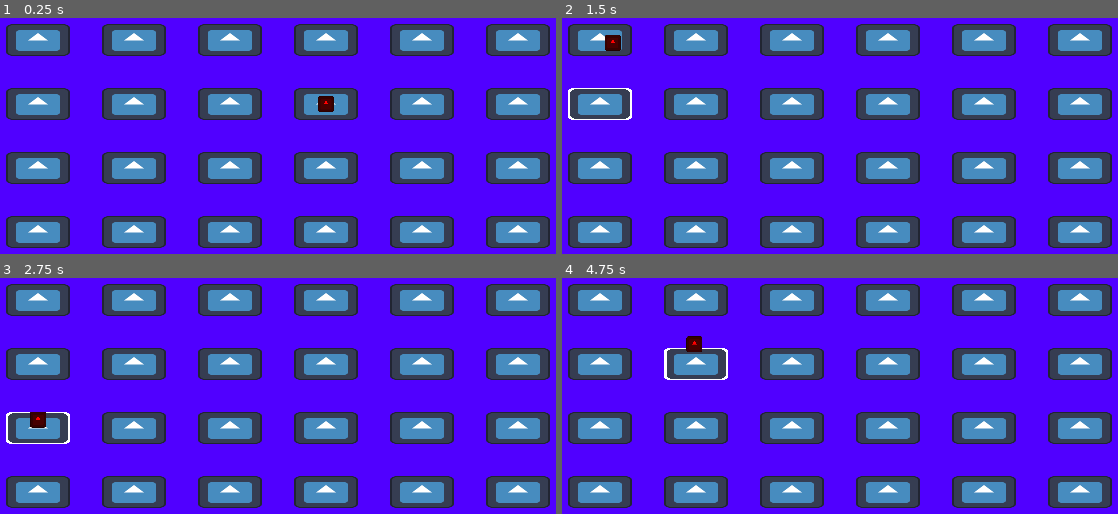
Above: before the commit, frames 1-4 (two rows, left to right).
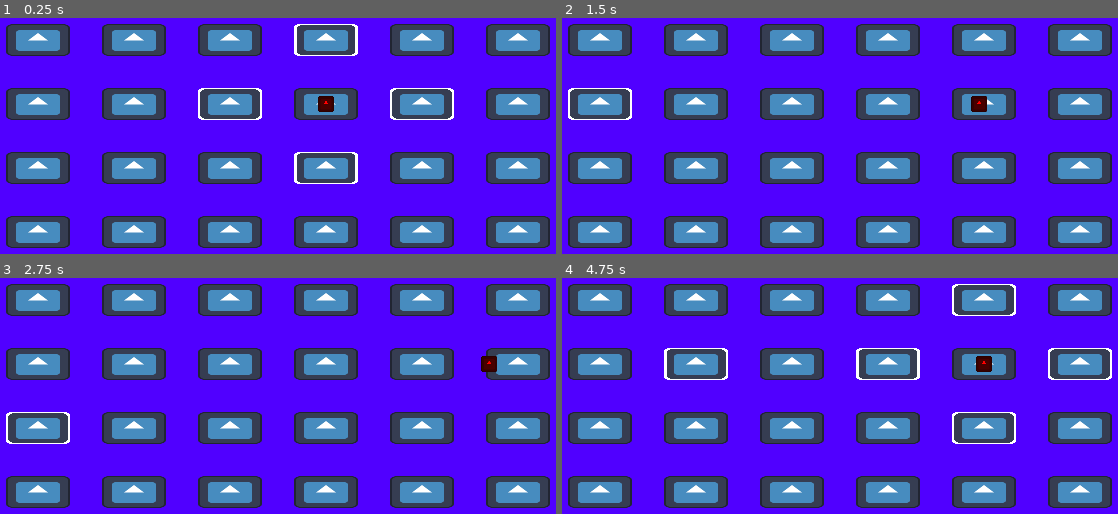
Above: after the commit, the same moments.

Repository: RacBrosGaming/Love-Note
Game: Godot game, scene res://Levels/class_room.tscn
Two runs of this game, one before a commit and one after it. Both use one fixed random seed, a clock stepped at 60 frames per second and the inputs below. The engine's default icon, where the game draws it, is replaced by a stand-in: a white triangle on a blue panel in a dark square.
Inputs (mouse positions are in pixels of both pictures, inside the frame that each line leads up to):
- Up to frame 1 (0.25 s): no input
- Up to frame 2 (1.5 s): tap Enter at 0.5 s; move the mouse to (600, 39) at 0.52 s; hold Right (right, bound only after the commit) 0.53-1.28 s; hold Space (select, bound only after the commit) 0.53-1.28 s; click (600, 39) at 0.67 s; move the mouse to (600, 102) at 1.27 s; hold Down (down, bound only after the commit) from 1.28 s (still down); tap Space (select, bound only after the commit) at 1.35 s; click (600, 102) at 1.42 s
- Up to frame 3 (2.75 s): move the mouse to (38, 429) at 2.02 s; release Down (down, bound only after the commit) at 2.03 s; hold Right (right, bound only after the commit) from 2.03 s (still down); hold Space (select, bound only after the commit) from 2.03 s (still down); click (38, 429) at 2.17 s
- Up to frame 4 (4.75 s): move the mouse to (600, 492) at 2.77 s; release Right (right, bound only after the commit) at 2.78 s; release Space (select, bound only after the commit) at 2.78 s; hold Up (up, bound only after the commit) 2.78-3.53 s; tap Space (select, bound only after the commit) at 2.85, 4.35 s; click (600, 492) at 2.92 s; move the mouse to (695, 299) at 3.52 s; hold Space (select, bound only after the commit) 3.53-4.28 s; hold Left (left, bound only after the commit) from 3.53 s (still down); click (695, 299) at 3.67 s; move the mouse to (695, 362) at 4.27 s; click (695, 362) at 4.42 s

The runs differ from the first frame. In frame 1, 0.9% of the frame differs, in the area x 35-82%, y 2-71%; in frame 2, 0.4%; in frame 3, 0.4%; in frame 4, 1.2%, in the area x 22-99%, y 2-71%.

Commit message:
Working on note movement

Diff:
--- a/Levels/class_room.gd
+++ b/Levels/class_room.gd
@@ -14,8 +14,8 @@
 	var column: int = extra_args[0]
 	var row: int = extra_args[1]
 	note_position = grid.grid_to_pixel(column, row)
+	grid.note.position = note_position
 
 # Called every frame. 'delta' is the elapsed time since the previous frame.
-func _process(delta: float) -> void:
-	if note_position:
-		grid.note.position = grid.note.position.lerp(note_position, delta * 4)
+func _process(_delta: float) -> void:
+	pass
--- a/Levels/class_room.tscn
+++ b/Levels/class_room.tscn
@@ -1,7 +1,8 @@
-[gd_scene load_steps=4 format=3 uid="uid://bxby0dmjb6vx4"]
+[gd_scene load_steps=5 format=3 uid="uid://bxby0dmjb6vx4"]
 
 [ext_resource type="Script" path="res://Levels/class_room.gd" id="1_o8rf2"]
 [ext_resource type="Script" path="res://Levels/grid.gd" id="2_w7osn"]
+[ext_resource type="Resource" uid="uid://djkfb1tnkc8wv" path="res://Resources/grid_data.tres" id="3_n7on6"]
 
 [sub_resource type="PlaceholderTexture2D" id="PlaceholderTexture2D_lhpta"]
 size = Vector2(640, 360)
@@ -18,3 +19,4 @@
 [node name="Grid" type="Node2D" parent="."]
 position = Vector2(16, 96)
 script = ExtResource("2_w7osn")
+grid_data = ExtResource("3_n7on6")
--- a/Levels/grid.gd
+++ b/Levels/grid.gd
@@ -1,15 +1,13 @@
 @tool
 extends Node2D
 
-@export var grid_size := Vector2i(6, 4)
-@export var grid_spacing := Vector2i(96, 64)
-@export var grid_offset :=  Vector2i(64, 32)
+@export var grid_data: GridData
 
 const DESK_SCENE := preload("res://Scenes/desk.tscn")
 const NOTE_SCENE = preload("res://Scenes/note.tscn")
 
-var desks := []
-var note: Node2D
+var desks: Array[Array] = []
+var note: Note
 var note_position: Vector2i
 
 # Called when the node enters the scene tree for the first time.
@@ -18,17 +16,17 @@
 	spawn_desks()
 	spawn_note()
 
-func setup_grid() -> Array:
-	var array := [];
-	for i in grid_size.x:
+func setup_grid() -> Array[Array]:
+	var array: Array[Array] = [];
+	for i in grid_data.grid_size.x:
 		array.append([])
-		for j in grid_size.y:
+		for j in grid_data.grid_size.y:
 			array[i].append(null)
 	return array
 
 func spawn_desks() -> void:
-	for i in grid_size.x:
-		for j in grid_size.y:
+	for i in grid_data.grid_size.x:
+		for j in grid_data.grid_size.y:
 			#var rand: int = randi_range(0, 0)
 			#var desk = possible_desks[rand].instance()
 			var desk := DESK_SCENE.instantiate() as Node2D
@@ -37,12 +35,12 @@
 			desks[i][j] = desk;
 
 func spawn_note() -> void:
+	var column := randi_range(0, grid_data.grid_size.x - 1)
+	var row := randi_range(0, grid_data.grid_size.y - 1)
+	note_position = Vector2i(column, row)
 	note = NOTE_SCENE.instantiate()
+	note.with_data(grid_to_pixel(column, row), grid_data)
 	add_child(note)
-	var column := randi_range(0, grid_size.x - 1)
-	var row := randi_range(0, grid_size.y - 1)
-	note_position = Vector2i(column, row)
-	note.position = grid_to_pixel(column, row)
 
 #func _draw() -> void:
 	#var default_font := ThemeDB.fallback_font
@@ -52,10 +50,10 @@
 			#draw_string(default_font, grid_to_pixel(i, j), str(i) + ", " + str(j), HORIZONTAL_ALIGNMENT_LEFT, -1, default_font_size)
 
 func grid_to_pixel(column: int, row: int) -> Vector2i:
-	var x := grid_offset.x + grid_spacing.x * column
-	var y := grid_offset.y + grid_spacing.y * row
+	var x := grid_data.grid_offset.x + grid_data.grid_spacing.x * column
+	var y := grid_data.grid_offset.y + grid_data.grid_spacing.y * row
 	return Vector2i(x, y)
 
 # Called every frame. 'delta' is the elapsed time since the previous frame.
-func _process(delta: float) -> void:
+func _process(_delta: float) -> void:
 	pass
--- /dev/null
+++ b/Resources/grid_data.gd
@@ -0,0 +1,6 @@
+extends Resource
+class_name GridData
+
+@export var grid_size := Vector2i(6, 4)
+@export var grid_spacing := Vector2i(96, 64)
+@export var grid_offset :=  Vector2i(64, 32)
--- /dev/null
+++ b/Resources/grid_data.tres
@@ -0,0 +1,8 @@
+[gd_resource type="Resource" script_class="GridData" load_steps=2 format=3 uid="uid://djkfb1tnkc8wv"]
+
+[ext_resource type="Script" path="res://Resources/grid_data.gd" id="1_4drhi"]
+
+[resource]
+script = ExtResource("1_4drhi")
+health = 0
+strings = PackedStringArray()
--- a/Scenes/desk.gd
+++ b/Scenes/desk.gd
@@ -1,16 +1,27 @@
-extends Node2D
+extends Area2D
+class_name Desk
 
 signal desk_selected()
 
 @onready var sprite_2d: Sprite2D = $Sprite2D
 @onready var shader: ShaderMaterial = sprite_2d.material
 
-func _on_area_2d_mouse_entered() -> void:
-	shader.set_shader_parameter("enabled", true)
+func _on_mouse_entered() -> void:
+	highlight(true)
 
-func _on_area_2d_mouse_exited() -> void:
-	shader.set_shader_parameter("enabled", false)
+func _on_mouse_exited() -> void:
+	highlight(false)
 
-func _on_area_2d_input_event(viewport: Node, event: InputEvent, shape_idx: int) -> void:
+func _on_input_event(_viewport: Node, event: InputEvent, _shape_idx: int) -> void:
 	if event is InputEventMouseButton && event.is_released():
 		desk_selected.emit()
+
+func highlight(enabled: bool) -> void:
+	shader.set_shader_parameter("enabled", enabled)
+
+func super_highlight(enabled: bool) -> void:
+	if enabled:
+		highlight(true)
+		shader.set_shader_parameter("color", Color.HOT_PINK)
+	else:
+		shader.set_shader_parameter("color", Color.WHITE)
--- a/Scenes/desk.tscn
+++ b/Scenes/desk.tscn
@@ -18,7 +18,7 @@
 [sub_resource type="RectangleShape2D" id="RectangleShape2D_88se1"]
 size = Vector2(64, 32)
 
-[node name="Desk" type="Node2D"]
+[node name="Desk" type="Area2D"]
 script = ExtResource("1_1pnw8")
 
 [node name="Sprite2D" type="Sprite2D" parent="."]
@@ -26,11 +26,9 @@
 scale = Vector2(0.5, 0.25)
 texture = ExtResource("2_m1p4d")
 
-[node name="Area2D" type="Area2D" parent="."]
-
-[node name="CollisionShape2D" type="CollisionShape2D" parent="Area2D"]
+[node name="CollisionShape2D" type="CollisionShape2D" parent="."]
 shape = SubResource("RectangleShape2D_88se1")
 
-[connection signal="input_event" from="Area2D" to="." method="_on_area_2d_input_event"]
-[connection signal="mouse_entered" from="Area2D" to="." method="_on_area_2d_mouse_entered"]
-[connection signal="mouse_exited" from="Area2D" to="." method="_on_area_2d_mouse_exited"]
+[connection signal="input_event" from="." to="." method="_on_input_event"]
+[connection signal="mouse_entered" from="." to="." method="_on_mouse_entered"]
+[connection signal="mouse_exited" from="." to="." method="_on_mouse_exited"]
--- /dev/null
+++ b/Scenes/note.gd
@@ -0,0 +1,84 @@
+extends Node2D
+class_name Note
+
+var starting_position: Vector2
+var grid_data: GridData
+var directions := {
+	"right": Vector2i.RIGHT,
+	"down": Vector2i.DOWN,
+	"left": Vector2i.LEFT,
+	"up": Vector2i.UP,
+}
+var selected_desk: Desk
+var next_desk: Desk
+var last_position: Vector2
+var nearby_desks: Dictionary#[String, Vector2i]
+var moving := false
+
+@onready var ray_cast_2d: RayCast2D = $RayCast2D
+
+func with_data(p_starting_position: Vector2, p_grid_data: GridData) -> Note:
+	starting_position = p_starting_position
+	grid_data = p_grid_data
+	return self
+
+# Called when the node enters the scene tree for the first time.
+func _ready() -> void:
+	position = starting_position
+
+func _unhandled_input(event: InputEvent) -> void:
+	for direction: String in directions.keys():
+		if event.is_action_pressed(direction):
+			if nearby_desks.has(direction):
+				var desk: Desk = nearby_desks[direction]
+				if is_instance_valid(desk):
+					if is_instance_valid(selected_desk):
+						selected_desk.super_highlight(false)
+					next_desk = desk
+					next_desk.super_highlight(true)
+					selected_desk = next_desk
+	if event.is_action_pressed("select"):
+		move()
+
+# Called every frame. 'delta' is the elapsed time since the previous frame.
+func _process(_delta: float) -> void:
+	pass
+
+func _physics_process(_delta: float) -> void:
+	if !moving && !last_position.is_equal_approx(position):
+		ray_cast_2d.enabled = true
+		check_neaby_desks()
+		last_position = position
+		ray_cast_2d.enabled = false
+
+func move() -> void:
+	if !moving && is_instance_valid(selected_desk):
+		var tween := create_tween()
+		tween.tween_property(self, "position", selected_desk.position, 1)
+		moving = true
+		reset_nearby_desks()
+		await tween.finished
+		moving = false
+
+func check_neaby_desks() -> void:
+	reset_nearby_desks()
+	for direction: String in directions.keys():
+		var desk := get_nearby_desk(directions[direction])
+		if is_instance_valid(desk):
+			nearby_desks[direction] = desk
+			desk.highlight(true)
+
+func get_nearby_desk(direction: Vector2i) -> Desk:
+	var desk: Desk
+	ray_cast_2d.target_position = direction * grid_data.grid_spacing
+	ray_cast_2d.force_raycast_update()
+	if ray_cast_2d.is_colliding():
+		desk = ray_cast_2d.get_collider() as Desk
+	return desk
+
+func reset_nearby_desks() -> void:
+	for desk: Desk in nearby_desks.values():
+		desk.highlight(false)
+		desk.super_highlight(false)
+	nearby_desks.clear()
+	selected_desk = null
--- a/Scenes/note.tscn
+++ b/Scenes/note.tscn
@@ -1,10 +1,18 @@
-[gd_scene load_steps=2 format=3 uid="uid://bfm8erjc3dj7d"]
+[gd_scene load_steps=3 format=3 uid="uid://bfm8erjc3dj7d"]
 
 [ext_resource type="Texture2D" uid="uid://dv3jd0yxwm63m" path="res://icon.svg" id="1_2w2hg"]
+[ext_resource type="Script" path="res://Scenes/note.gd" id="1_mlrsy"]
 
 [node name="Note" type="Node2D"]
+script = ExtResource("1_mlrsy")
 
 [node name="Sprite2D" type="Sprite2D" parent="."]
 modulate = Color(1, 0, 0, 1)
 scale = Vector2(0.125, 0.125)
 texture = ExtResource("1_2w2hg")
+
+[node name="RayCast2D" type="RayCast2D" parent="."]
+enabled = false
+target_position = Vector2(0, 0)
+collide_with_areas = true
+collide_with_bodies = false
--- a/project.godot
+++ b/project.godot
@@ -29,6 +29,39 @@
 window/size/viewport_height=360
 window/stretch/mode="canvas_items"
 
+[input]
+
+right={
+"deadzone": 0.5,
+"events": [Object(InputEventKey,"resource_local_to_scene":false,"resource_name":"","device":-1,"window_id":0,"alt_pressed":false,"shift_pressed":false,"ctrl_pressed":false,"meta_pressed":false,"pressed":false,"keycode":0,"physical_keycode":4194321,"key_label":0,"unicode":0,"location":0,"echo":false,"script":null)
+, Object(InputEventKey,"resource_local_to_scene":false,"resource_name":"","device":-1,"window_id":0,"alt_pressed":false,"shift_pressed":false,"ctrl_pressed":false,"meta_pressed":false,"pressed":false,"keycode":0,"physical_keycode":68,"key_label":0,"unicode":100,"location":0,"echo":false,"script":null)
+]
+}
+down={
+"deadzone": 0.5,
+"events": [Object(InputEventKey,"resource_local_to_scene":false,"resource_name":"","device":-1,"window_id":0,"alt_pressed":false,"shift_pressed":false,"ctrl_pressed":false,"meta_pressed":false,"pressed":false,"keycode":0,"physical_keycode":4194322,"key_label":0,"unicode":0,"location":0,"echo":false,"script":null)
+, Object(InputEventKey,"resource_local_to_scene":false,"resource_name":"","device":-1,"window_id":0,"alt_pressed":false,"shift_pressed":false,"ctrl_pressed":false,"meta_pressed":false,"pressed":false,"keycode":0,"physical_keycode":83,"key_label":0,"unicode":115,"location":0,"echo":false,"script":null)
+]
+}
+left={
+"deadzone": 0.5,
+"events": [Object(InputEventKey,"resource_local_to_scene":false,"resource_name":"","device":-1,"window_id":0,"alt_pressed":false,"shift_pressed":false,"ctrl_pressed":false,"meta_pressed":false,"pressed":false,"keycode":0,"physical_keycode":4194319,"key_label":0,"unicode":0,"location":0,"echo":false,"script":null)
+, Object(InputEventKey,"resource_local_to_scene":false,"resource_name":"","device":-1,"window_id":0,"alt_pressed":false,"shift_pressed":false,"ctrl_pressed":false,"meta_pressed":false,"pressed":false,"keycode":0,"physical_keycode":65,"key_label":0,"unicode":97,"location":0,"echo":false,"script":null)
+]
+}
+up={
+"deadzone": 0.5,
+"events": [Object(InputEventKey,"resource_local_to_scene":false,"resource_name":"","device":-1,"window_id":0,"alt_pressed":false,"shift_pressed":false,"ctrl_pressed":false,"meta_pressed":false,"pressed":false,"keycode":0,"physical_keycode":4194320,"key_label":0,"unicode":0,"location":0,"echo":false,"script":null)
+, Object(InputEventKey,"resource_local_to_scene":false,"resource_name":"","device":-1,"window_id":0,"alt_pressed":false,"shift_pressed":false,"ctrl_pressed":false,"meta_pressed":false,"pressed":false,"keycode":0,"physical_keycode":87,"key_label":0,"unicode":119,"location":0,"echo":false,"script":null)
+]
+}
+select={
+"deadzone": 0.5,
+"events": [Object(InputEventKey,"resource_local_to_scene":false,"resource_name":"","device":-1,"window_id":0,"alt_pressed":false,"shift_pressed":false,"ctrl_pressed":false,"meta_pressed":false,"pressed":false,"keycode":0,"physical_keycode":32,"key_label":0,"unicode":32,"location":0,"echo":false,"script":null)
+, Object(InputEventKey,"resource_local_to_scene":false,"resource_name":"","device":-1,"window_id":0,"alt_pressed":false,"shift_pressed":false,"ctrl_pressed":false,"meta_pressed":false,"pressed":false,"keycode":0,"physical_keycode":4194309,"key_label":0,"unicode":0,"location":0,"echo":false,"script":null)
+]
+}
+
 [rendering]
 
 renderer/rendering_method="gl_compatibility"
